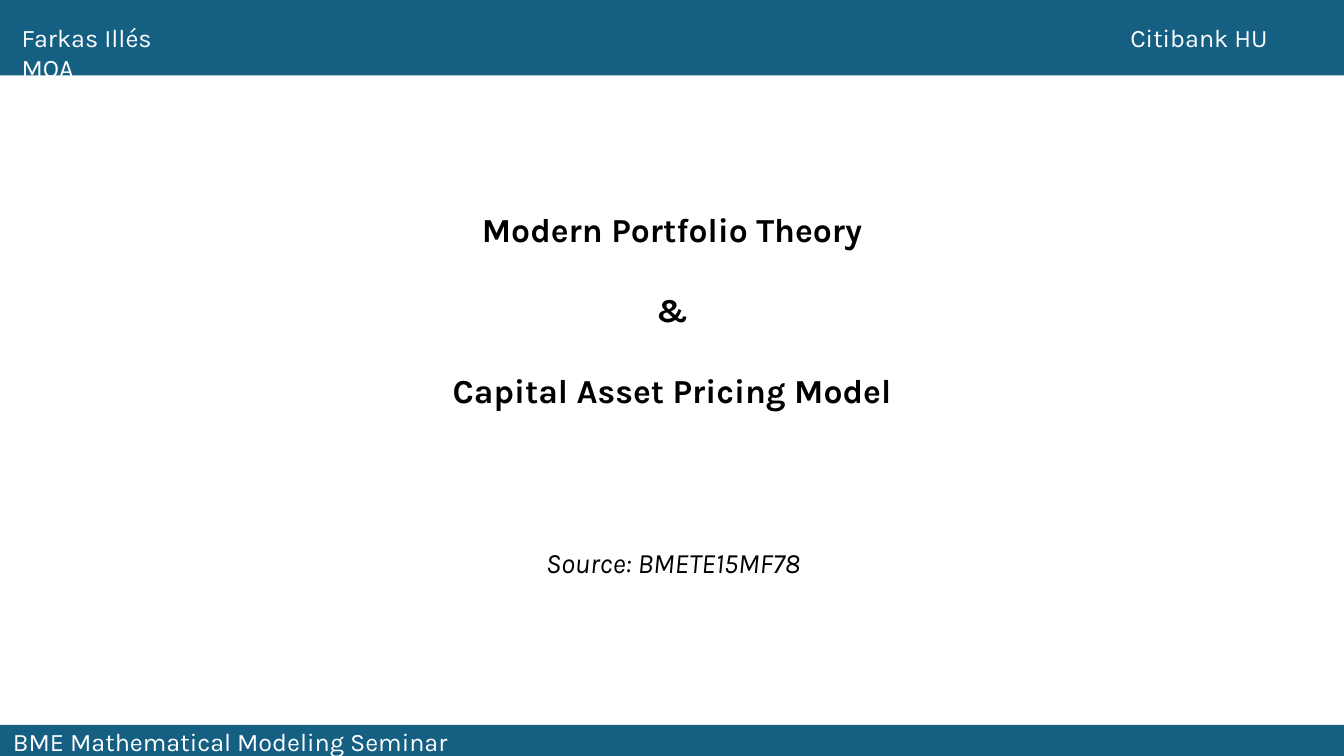
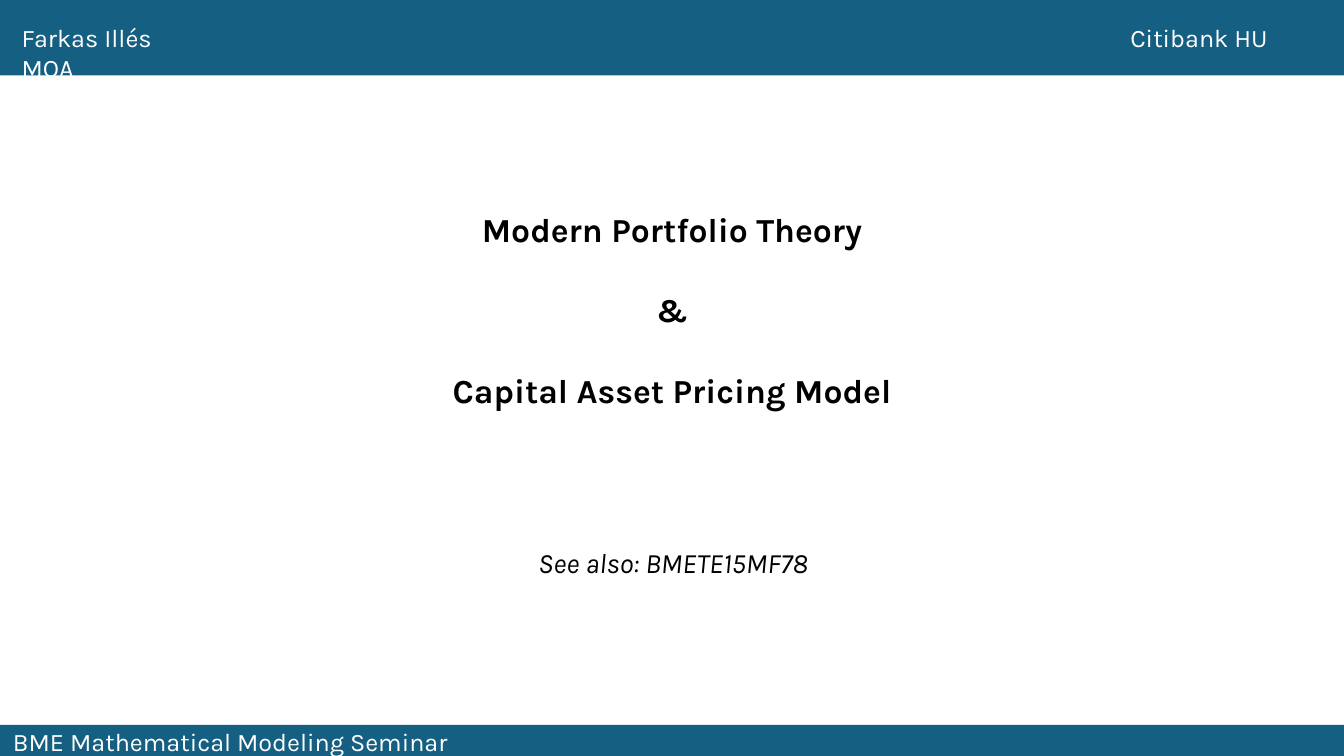
Before and after one commit to fij/btup, a slide deck: slide 1 of MMS_2024_09_10/Farkas_2024_09_10.pptx. Drawn at 1344x756 pixels with LibreOffice and Linux fonts; fonts in the diff are those of the drawing. Boxes give left, top, right and bottom in pixels: in the first picture for what was removed or moved away, otherwise in the second. Text is boxed around its words. In the diff, an @@ line names an element or a change of style, - is before the commit and + after.

```diff
--- a/MMS_2024_09_10/Farkas_2024_09_10.pptx
+++ b/MMS_2024_09_10/Farkas_2024_09_10.pptx
@@ text at (x1=538, y1=554, x2=808, y2=574): text changed @@
-Source: BMETE15MF78
+See also: BMETE15MF78
```
Also in this commit, not shown: 6 other slides changed, 3 slides added.
